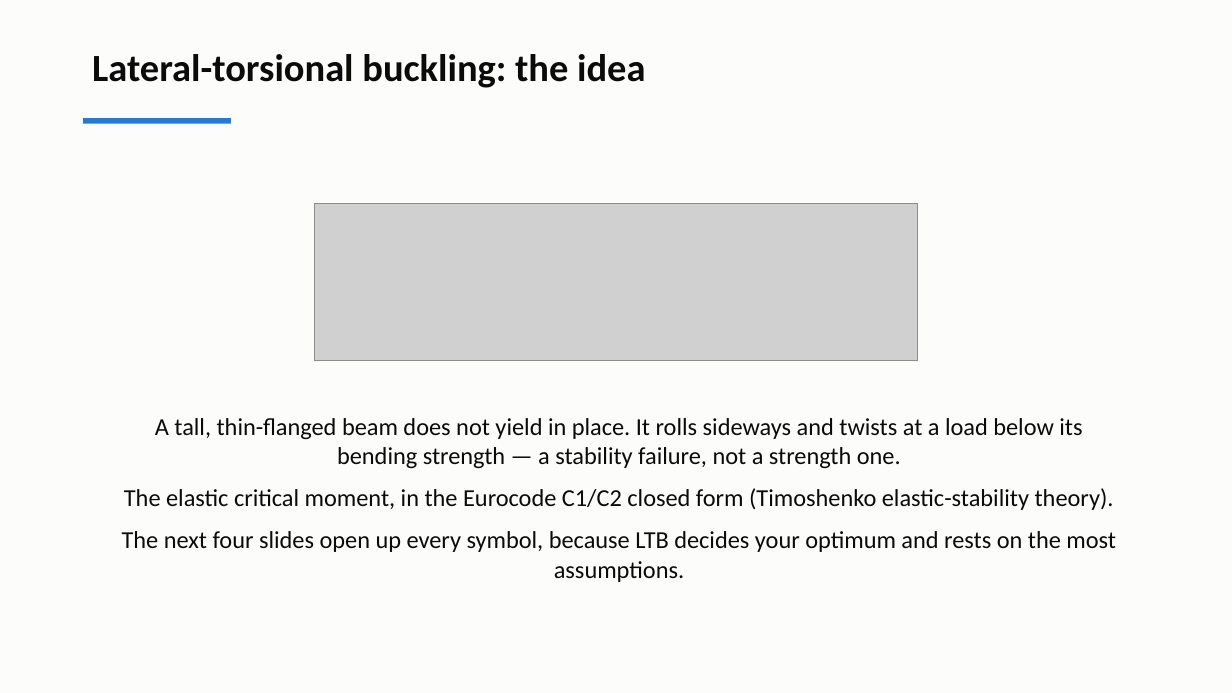
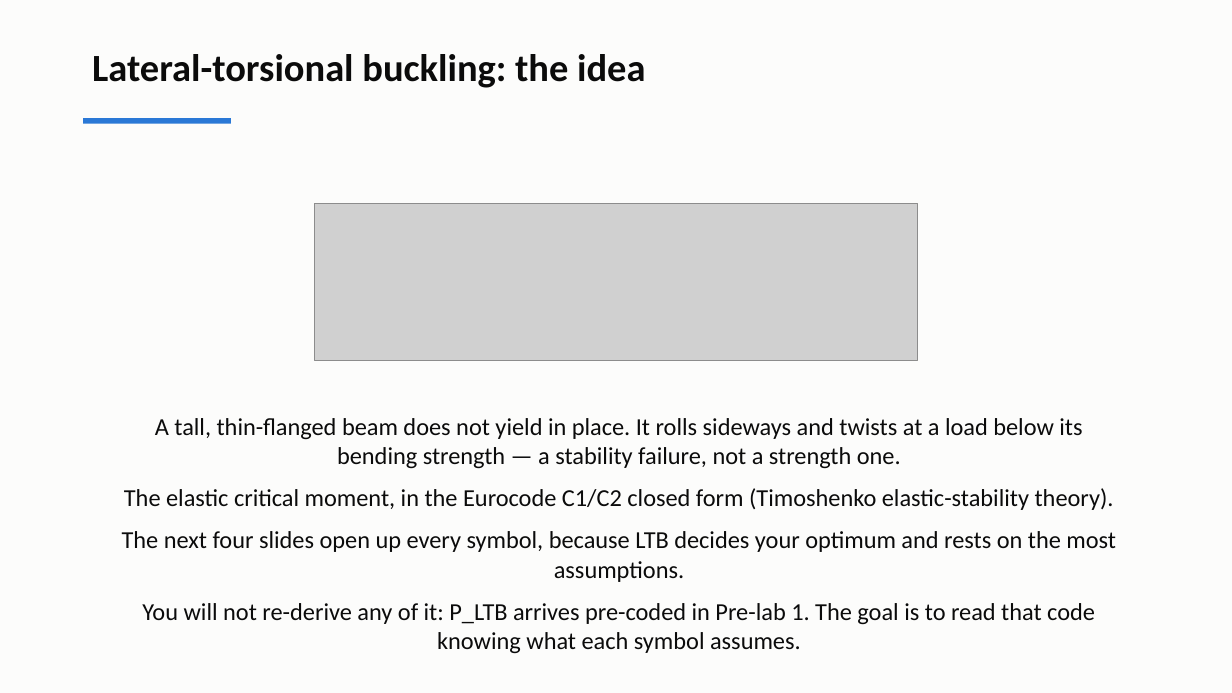
Before and after one commit to andrewvoss8-boop/core-me-data-science-activities-public, a slide deck: slide 13 of me323/Module1_drafts/ME323_Module1_Lecture1.pptx. Drawn at 1232x693 pixels with LibreOffice and Linux fonts; fonts in the diff are those of the drawing; grey boxes stand for pictures. Boxes give left, top, right and bottom in pixels: in the first picture for what was removed or moved away, otherwise in the second. Text is boxed around its words. In the diff, an @@ line names an element or a change of style, - is before the commit and + after.

```diff
--- a/me323/Module1_drafts/ME323_Module1_Lecture1.pptx
+++ b/me323/Module1_drafts/ME323_Module1_Lecture1.pptx
@@ text at (x1=142, y1=603, x2=1095, y2=654): paragraph added @@
+You will not re-derive any of it: P_LTB arrives pre-coded in Pre-lab 1. The goal is to read that code knowing what each symbol assumes.
```
Also in this commit, not shown: 1 other slide changed, 15 other files.
